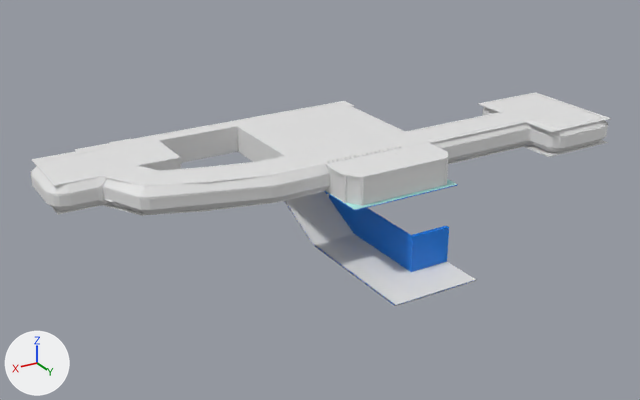
The Blender file Assets/BlenderModels/Chapter1/Chapter1-1Mesh.blend as it was, and as the next commit left it.
Both versions are drawn from a 50 mm camera at (74.8, 103.0, 64.5) aimed at (6.5, -10.7, 7.6). The lights are fixed; the arrows at lower left show +X, +Y and +Z.
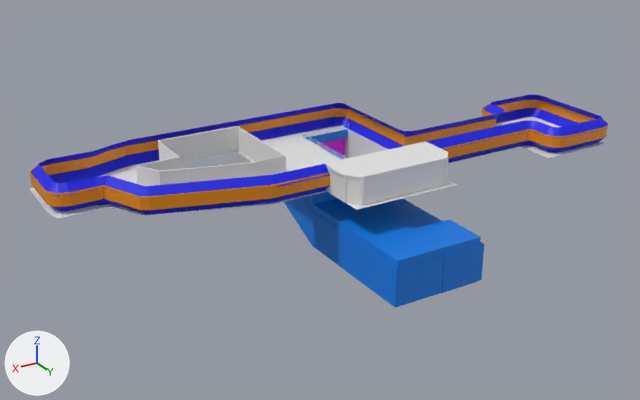
What changed in the scene script:
```text
Add mat_wallcenter:
    mat_wallcenter = principled_material('WallCenter')
    mat_wallcenter.base_color = (0.8, 0.264, 0.0)  # orange #e78c00
Change me_plane_001:
    used by ob_plane_002; location = (0.5, -6.7, 12.5); scale = (9.48, 2.88, 1.0)
    remove me_plane_001.from_pydata(...)  # 226 vertices, 218 faces; spans x -4.69..4.92, y -7.96..7.03, z -12.15..0.01
    add me_plane_001.from_pydata(...)  # 154 vertices, 151 faces; spans x -36.45..55.05, y -7.96..6.45, z -12.13..0.0
    me_plane_001 part 5: 225 vertices removed from x -4.69..4.92, y -7.96..7.03, z -12.15..0.01; 153 vertices added at x -36.45..55.05, y -7.96..6.45, z -12.13..0.0
Change me_plane_002:
    where me_plane_002.from_pydata(...)  # 108 vertices, 106 faces; spans x -34.8..1.0, y -8.1..5.2, z -4.2..8.1
    add me_plane_002.materials.append(mat_wallupperlower)  # blue #0011e7
Change me_plane_005:
    where me_plane_005.from_pydata(...)  # 108 vertices, 106 faces; spans x -34.8..1.0, y -8.1..5.2, z -8.1..4.2
    add me_plane_005.materials.append(mat_wallupperlower)  # blue #0011e7
Change me_plane_006:
    used by ob_plane_005; location = (-9.8, -2.3, 14.9); rotation_euler = (1.571, 0.0, 0.0), in degrees (90, 0, 0); scale = (1.0, 1.13, 1.0)
    remove me_plane_006.from_pydata(...)  # 122 vertices, 112 faces; spans x -34.8..1.0, y -1.0..1.0, z -5.9..11.4
    add me_plane_006.from_pydata(...)  # 290 vertices, 275 faces, 4 loose edges; spans x -34.9..58.0, y -1.0..1.0, z -5.9..28.3
    me_plane_006 part 1: 168 vertices added at x -34.9..58.0, y -1.0..0.8, z -4.7..28.3
    me_plane_006 part 2: 107 faces spanning x -34.8..1.0, y -1.0..1.0, z -5.9..5.4 switch from no material to mat_wallcenter (orange #e78c00)
Change me_plane_010:
    where me_plane_010.from_pydata(...)  # 300 vertices, 298 faces; spans x -34.8..58.0, y -8.1..15.1, z -8.1..14.1
    add me_plane_010.materials.append(mat_wallupperlower)  # blue #0011e7
Change me_plane_011:
    where me_plane_011.from_pydata(...)  # 292 vertices, 290 faces; spans x -34.8..58.0, y -8.1..15.1, z -14.2..8.1
    add me_plane_011.materials.append(mat_wallupperlower)  # blue #0011e7
Change me_cube_007:
    used by ob_cube_007; location = (0.4, -21.1, 4.3); scale = (0.135, 13.8, 8.37)
    remove me_cube_007.from_pydata(...)  # 29 vertices, 25 faces; spans x -50.8..1.0, y 0.1..2.0, z -0.5..1.0
    add me_cube_007.from_pydata(...)  # 121 vertices, 117 faces; spans x -68.7..61.2, y -0.5..2.5, z -0.5..1.0
    me_cube_007 part 3: 92 vertices added at x -68.7..61.2, y -0.5..2.5, z -0.5..1.0
    add me_cube_007.materials.append(mat_glass)  # pink #db00e7
Change me_cube_013:
    used by ob_cube_013; location = (9.6, -3.2, 14.5); scale = (0.129, 0.129, 2.94)
    remove me_cube_013.from_pydata(...)  # 432 vertices, 468 faces; spans x -103.0..1.0, y -1.0..1.0, z -1.0..1.0
    add me_cube_013.from_pydata(...)  # 8 vertices, 4 faces; spans x -34.4..1.0, y -1.6..-1.0, z -1.0..1.0
    me_cube_013 part 4: 432 vertices removed from x -103.0..1.0, y -1.0..1.0, z -1.0..1.0; 8 vertices added at x -34.4..1.0, y -1.6..-1.0, z -1.0..1.0
Remove ob_plane:
    ob_plane = bpy.data.objects.new('Plane', me_plane)
Change ob_plane_002:
    remove _m = ob_plane_002.modifiers.new('Boolean', 'BOOLEAN')
    remove _m.object = ob_plane
    ob_plane_002.location: (0.5, -6.7, 12.5) -> (-6.8, -6.3, 12.5)
    ob_plane_002.scale: (9.48, 2.88, 1.0) -> (1.0, 3.08, 1.0)
Remove ob_plane_006:
    ob_plane_006 = bpy.data.objects.new('Plane.006', me_plane_009)
Change ob_cube_006:
    where _m = ob_cube_006.modifiers.new('Boolean', 'BOOLEAN')
    remove _m.object = ob_plane_002
Change ob_cube_009:
    ob_cube_009.location: (8.4, -21.1, 4.3) -> (8.4, -21.1, 4.2)
    where _m = ob_cube_009.modifiers.new('Boolean', 'BOOLEAN')
    remove _m.object = ob_plane_002
Change ob_ceiling:
    add ob_ceiling.hide_set(True)
Change ob_cube_013:
    ob_cube_013.location: (9.6, -3.2, 14.5) -> (-1.6, 0.7, 14.7)
    ob_cube_013.scale: (0.129, 0.129, 2.94) -> (0.0641, 2.51, 2.37)
```

What differs and where, as boxes (x1, y1, x2, y2) in the pictures (640 x 400 px):
'Ceiling', hidden
    before: (32, 92, 611, 187)
'Cube.007', reshaped
    before: (325, 192, 449, 272)
    after: (284, 129, 484, 308)
'Plane.002', reshaped, moved, rescaled, modifiers changed
    before: (51, 140, 608, 306)
    after: (30, 117, 606, 219)
'Plane.005', reshaped
    before: (441, 121, 608, 158)
    after: (30, 100, 608, 210)
'Plane.008', recoloured (white to blue)
    both: (31, 94, 600, 199)
'Plane.007', recoloured (grey to blue)
    both: (35, 108, 578, 215)
'Plane.006', deleted
    before: (31, 107, 492, 210)
'Cube.009', reshaped, moved, modifiers changed, rescaled
    before: (287, 205, 475, 306)
    after: (303, 138, 441, 268)
'Plane.004', recoloured (grey to blue)
    both: (426, 95, 608, 150)
'Plane.003', recoloured (grey to blue)
    both: (448, 135, 607, 162)
'Plane', deleted
    before: (324, 179, 458, 211)
'Cube.013', reshaped, moved, rescaled (not visible afterwards)
    before: (327, 145, 401, 197)
part 1 of me_plane_006, added
    after: (30, 100, 608, 210)
part 2 of me_plane_006, recoloured
    both: (441, 125, 608, 158)
part 3 of me_cube_007, added (blue)
    after: (284, 129, 484, 308)
